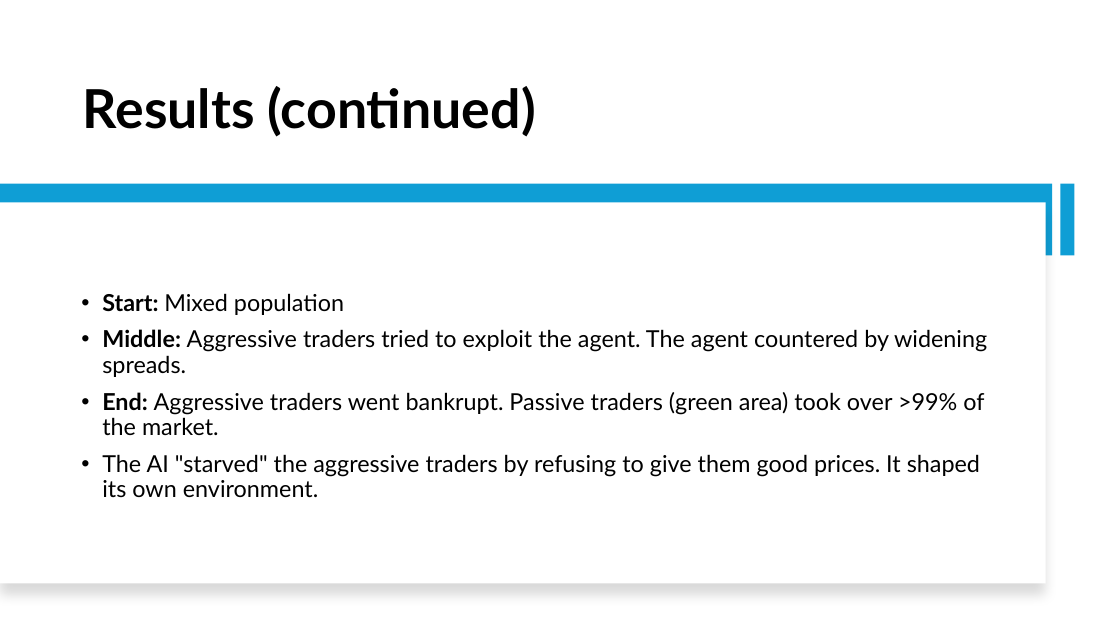
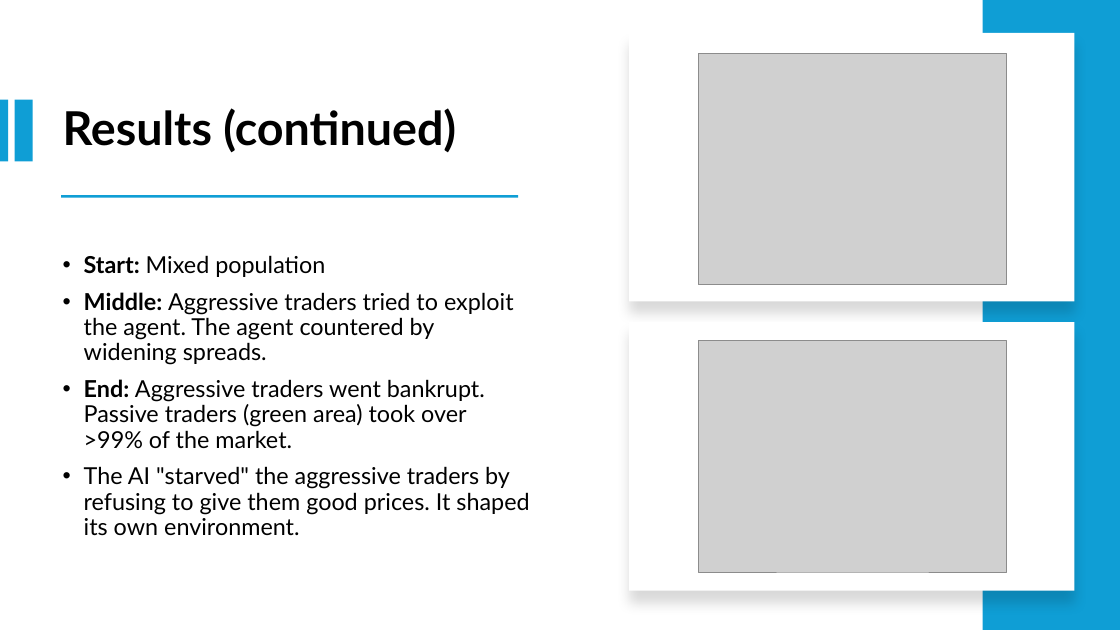
Before and after one commit to Srithwak/Coevolutionary_ARL_vs_EGT_agents_research, a slide deck: slide 9 of presentation.pptx. Drawn at 1120x630 pixels with LibreOffice and Linux fonts; fonts in the diff are those of the drawing; grey boxes stand for pictures. Boxes give left, top, right and bottom in pixels: in the first picture for what was removed or moved away, otherwise in the second. Text is boxed around its words. In the diff, an @@ line names an element or a change of style, - is before the commit and + after.

```diff
--- a/presentation.pptx
+++ b/presentation.pptx
@@ rectangle added at (983,0,1120,630), fill #0F9ED5 @@
@@ rectangle added at (629,33,1075,302), fill #FFFFFF @@
@@ picture added at (698,54,1007,285) @@
@@ title "Results (continued)": place and size @@
-title "Results (continued)" at (83,86,536,137)
+title "Results (continued)" at (63,108,456,152)
@@ title "Results (continued)" at (63,108,456,152): size 46 to 40 pt; vertical alignment bottom to middle @@
@@ rectangle added at (0,99,8,161), fill #0F9ED5 @@
@@ rectangle at (14,99,32,161): rotation 90 to 0 degrees @@
@@ rectangle removed at (0,184,1053,255) @@
@@ rectangle added at (61,195,518,197), fill #0F9ED5 @@
@@ text "Start: Mixed population" rewrapped from (102,293,987,497) to (84,255,529,536) @@
@@ rectangle: place and size @@
-rectangle at (0,202,1046,584)
+rectangle at (629,322,1075,591)
@@ picture added at (698,341,1007,572) @@
```
Also in this commit, not shown: 12 other slides changed, 3 other files.
